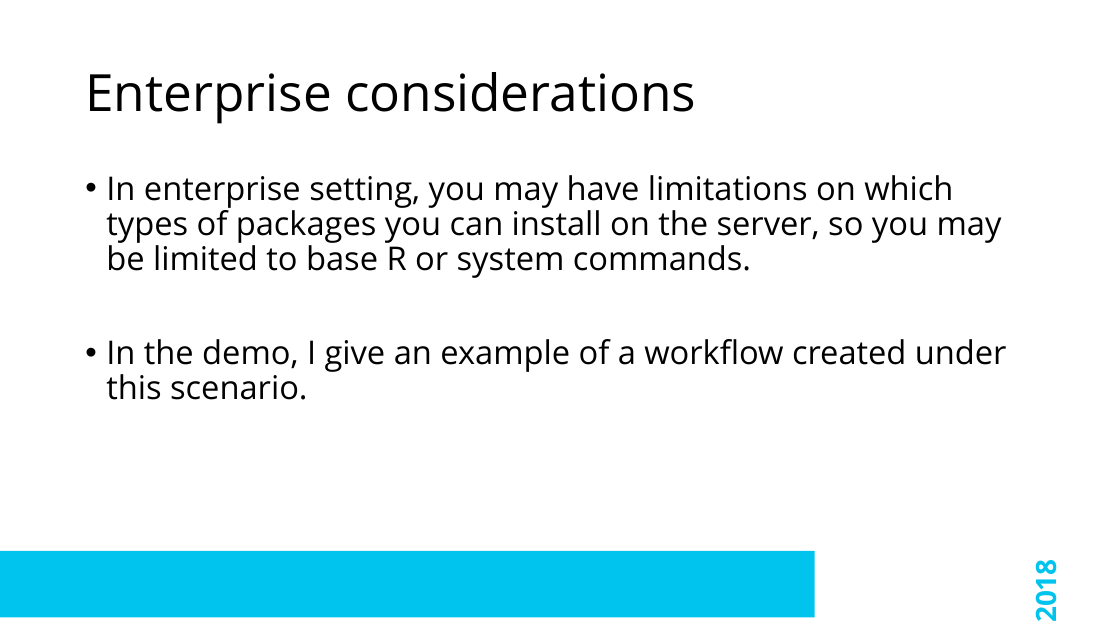
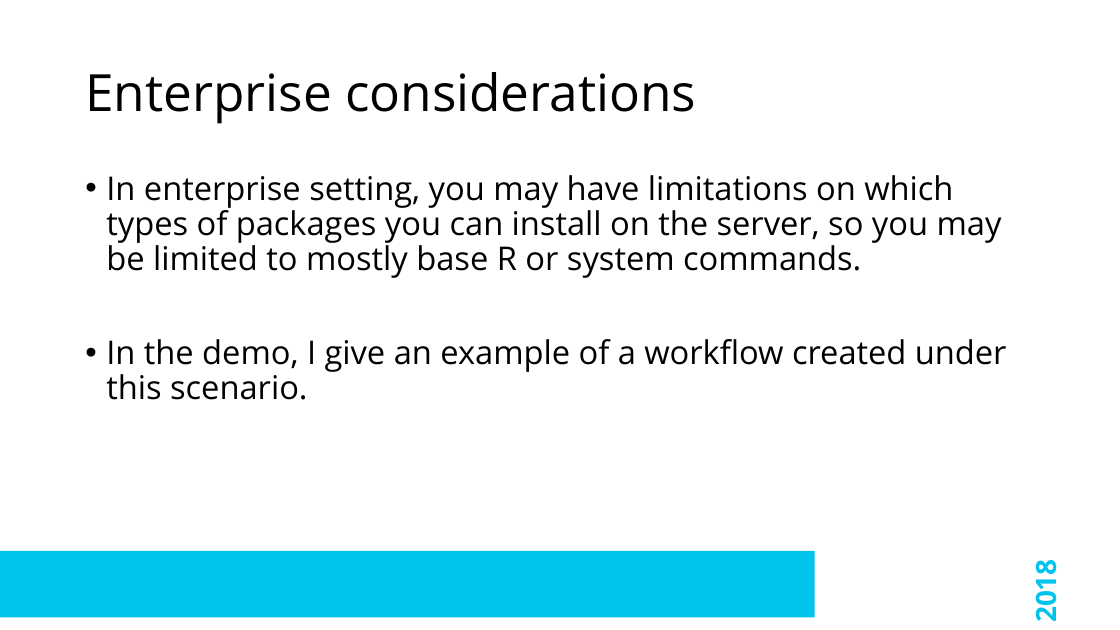
Before and after one commit to sydeaka/workflow-automation, a slide deck: slide 9 of slides/Sydeaka_Watson_EARL_2018_Workflow_Automation.pptx. Drawn at 1120x630 pixels with LibreOffice and Linux fonts; fonts in the diff are those of the drawing; background and template pictures are left out. Boxes give left, top, right and bottom in pixels: in the first picture for what was removed or moved away, otherwise in the second. Text is boxed around its words. In the diff, an @@ line names an element or a change of style, - is before the commit and + after.

```diff
--- a/slides/Sydeaka_Watson_EARL_2018_Workflow_Automation.pptx
+++ b/slides/Sydeaka_Watson_EARL_2018_Workflow_Automation.pptx
@@ text at box(106, 175, 1002, 278): text changed @@
-• In enterprise setting, you may have limitations on which types of packages you can install on the server, so you may be limited to base R or system commands.
+• In enterprise setting, you may have limitations on which types of packages you can install on the server, so you may be limited to mostly base R or system commands.
```
Also in this commit, not shown: 4 other slides changed, 11 other files.
